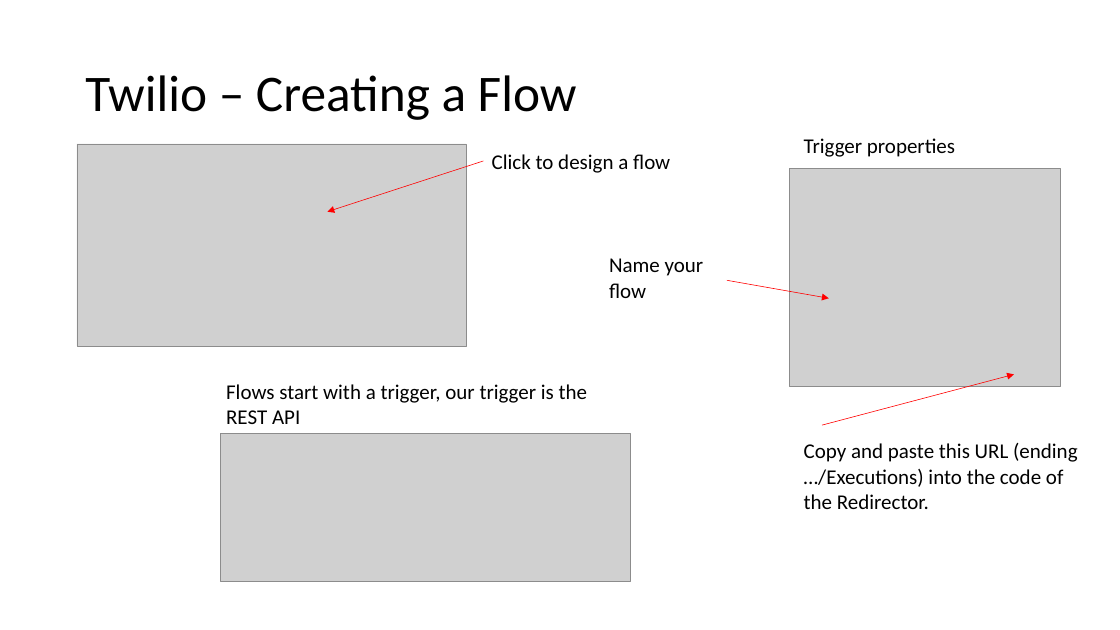
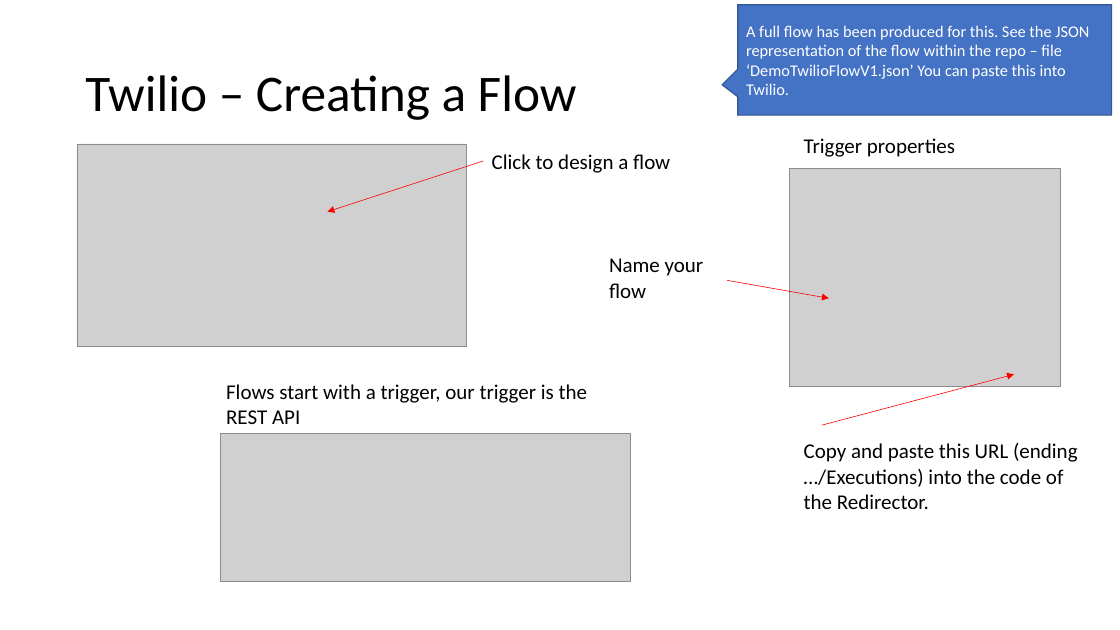
Before and after one commit to GeoSCADA/Driver-Notify, a slide deck: slide 12 of NotifyDemo Description.pptx. Drawn at 1120x630 pixels with LibreOffice and Linux fonts; fonts in the diff are those of the drawing; grey boxes stand for pictures. Boxes give left, top, right and bottom in pixels: in the first picture for what was removed or moved away, otherwise in the second. Text is boxed around its words. In the diff, an @@ line names an element or a change of style, - is before the commit and + after.

Commit message:
Add driver installer and move parameters
Move definition of Account SID, Flow ID and Sending/From phone number from the Redirector to the driver

```diff
--- a/NotifyDemo Description.pptx
+++ b/NotifyDemo Description.pptx
@@ speech box added at [738, 5, 1112, 115], fill #4472C4, outline #325491 1 pt, 14 pt, text #FFFFFF @@
+A full flow has been produced for this. See the JSON representation of the flow within the repo – file ‘DemoTwilioFlowV1.json’ You can paste this into Twilio.
```
Also in this commit, not shown: 1 other slide changed, 21 other files.
